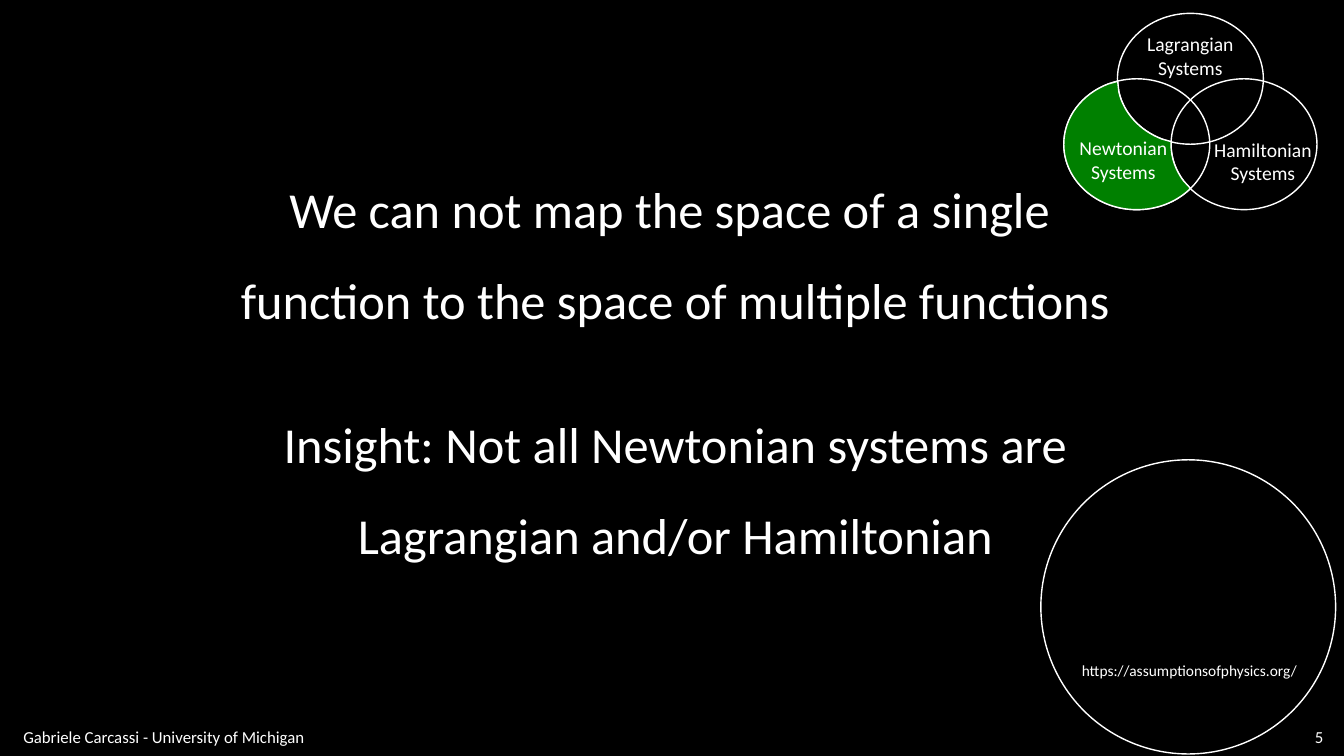
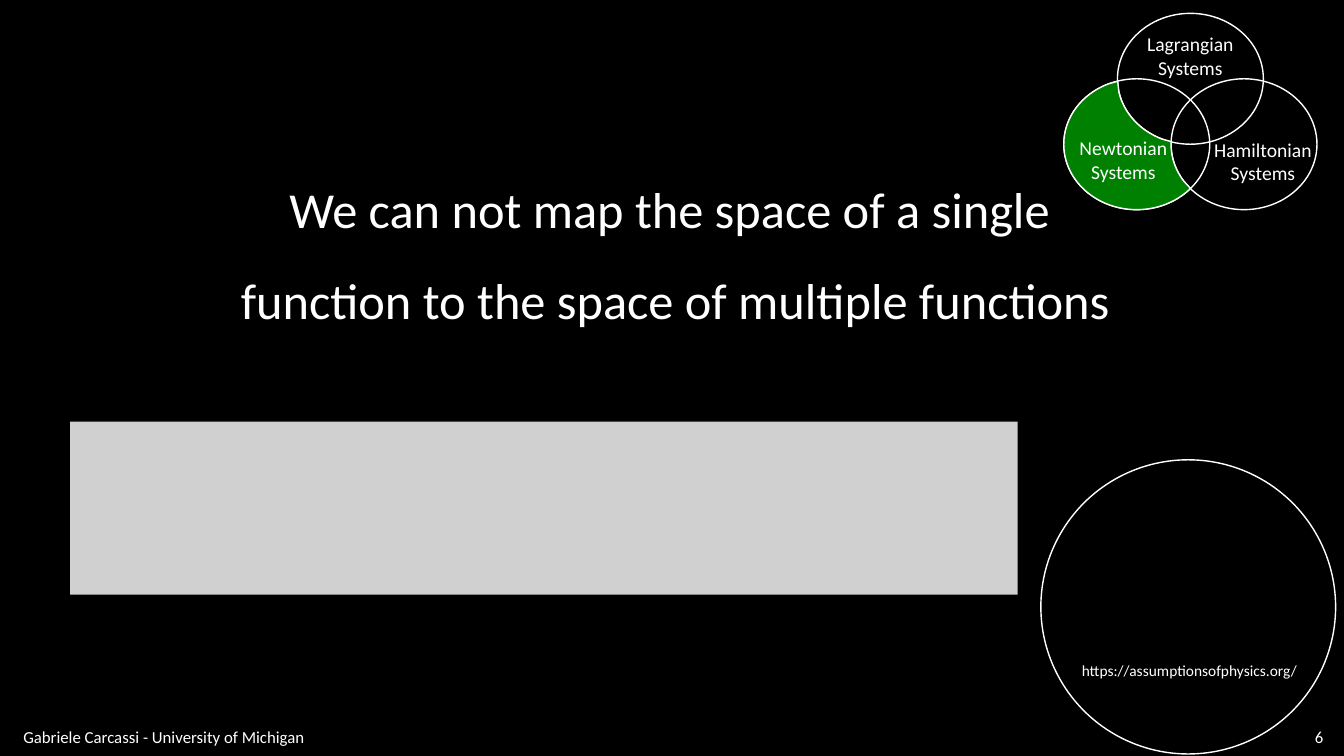
Before and after one commit to assumptionsofphysics/slides, a slide deck: slide 6 of BookCompanions-v2/RP-Class-1.pptx (slide 5 before the commit). Drawn at 1344x756 pixels with LibreOffice and Linux fonts; fonts in the diff are those of the drawing; grey boxes stand for pictures; background and template pictures are left out. Boxes give left, top, right and bottom in pixels: in the first picture for what was removed or moved away, otherwise in the second. Text is boxed around its words. In the diff, an @@ line names an element or a change of style, - is before the commit and + after.

```diff
--- a/BookCompanions-v2/RP-Class-1.pptx
+++ b/BookCompanions-v2/RP-Class-1.pptx
@@ picture added at (70, 421, 1017, 595) @@
@@ text removed at (284, 428, 1067, 563) @@
-Insight: Not all Newtonian systems are
-Lagrangian and/or Hamiltonian
@@ page number at (1315, 731, 1323, 743): text changed @@
-5
+6
```
Also in this commit, not shown: 2 other slides changed, 2 slides added, 1 other file.
